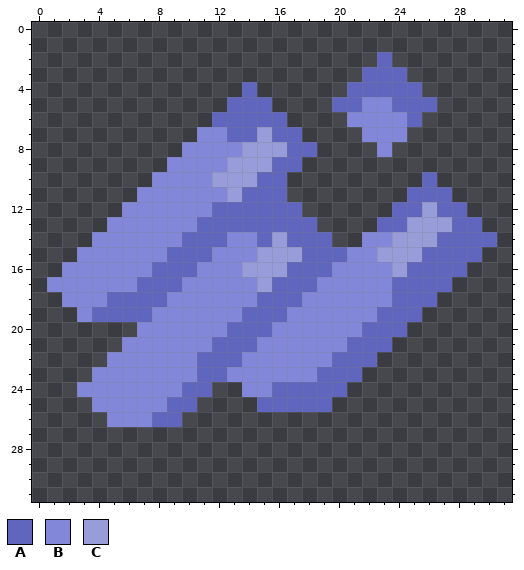
Pixel-art sprite: sprites/items/cobalt.png. Above is the file before it was changed.
The file is 32x32 pixels.
Palette (. is transparent): A #6065bd  B #8287d9  C #989cd9
Pixels before, first column x 1:
 2 ......................A.......
 3 .....................AAA......
 4 .............A......AAAAA.....
 5 ............AAA....AABBAAA....
 6 ...........AAAAA....BBBBA.....
 7 ..........BBAACAA....BBB......
 8 .........BBBBCCCAA....B.......
 9 ........BBBBCCCAA.............
10 .......BBBBCCCAA.........A....
11 ......BBBBBBCAAA........AAA...
12 .....BBBBBBAAAAAA......AACAA..
13 ....BBBBBBAAAAAAAA....AACCCAA.
14 ...BBBBBBAAABBACAAA..BBCCCAAAA
15 ..BBBBBBAAABBBCCCAAABBCCCAAAA.
16 .BBBBBBAAABBBCCCAAABBBBCAAAA..
17 BBBBBBAAABBBBBCAAABBBBBAAAA...
18 .BBBAAAABBBBBBAAABBBBBBAAA....
19 ..BAAAABBBBBBAAABBBBBBAAA.....
20 ......BBBBBBAAABBBBBBAAA......
21 .....BBBBBBAAABBBBBBAAA.......
22 ....BBBBBBAAABBBBBBAAA........
23 ...BBBBBBBAABBBBBBAAA.........
24 ..BBBBBBBAA..BBAAAAA..........
25 ...BBBBBAA....AAAAA...........
26 ....BBBAA.....................
After the commit:
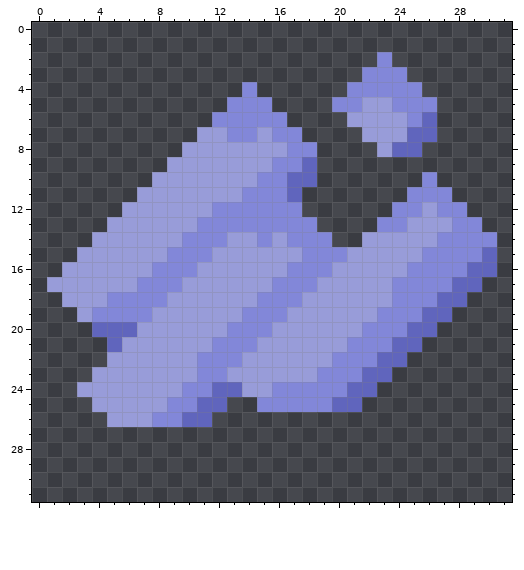
Difference:
Changed rows in their new state; - is an unchanged pixel.
first column x 1:
 2 ----------------------B-------
 3 ---------------------BBB------
 4 -------------B------BBBBB-----
 5 ------------BBB----BBCCBBB----
 6 -----------BBBBB----CCCCBA----
 7 ----------CCBB-BB----CCCAA----
 8 ---------CCCC---BB----CAA-----
 9 --------CCCC---BBA------------
10 -------CCCC---BBAA-------B----
11 ------CCCCCC-BBBA-------BBB---
12 -----CCCCCCBBBBBB------BB-BB--
13 ----CCCCCCBBBBBBBB----BB---BB-
14 ---CCCCCCBBBCCB-BBB--CC---BBBB
15 --CCCCCCBBBCCC---BBBCC---BBBBA
16 -CCCCCCBBBCCC---BBBCCCC-BBBBAA
17 CCCCCCBBBCCCCC-BBBCCCCCBBBBAA-
18 -CCCBBBBCCCCCCBBBCCCCCCBBBAA--
19 --CBBBBCCCCCCBBBCCCCCCBBBAA---
20 ---AAACCCCCCBBBCCCCCCBBBAA----
21 ----ACCCCCCBBBCCCCCCBBBAA-----
22 ----CCCCCCBBBCCCCCCBBBAA------
23 ---CCCCCCCBBCCCCCCBBBAA-------
24 --CCCCCCCBBAACCBBBBBAA--------
25 ---CCCCCBBAA--BBBBBAA---------
26 ----CCCBBAA-------------------
